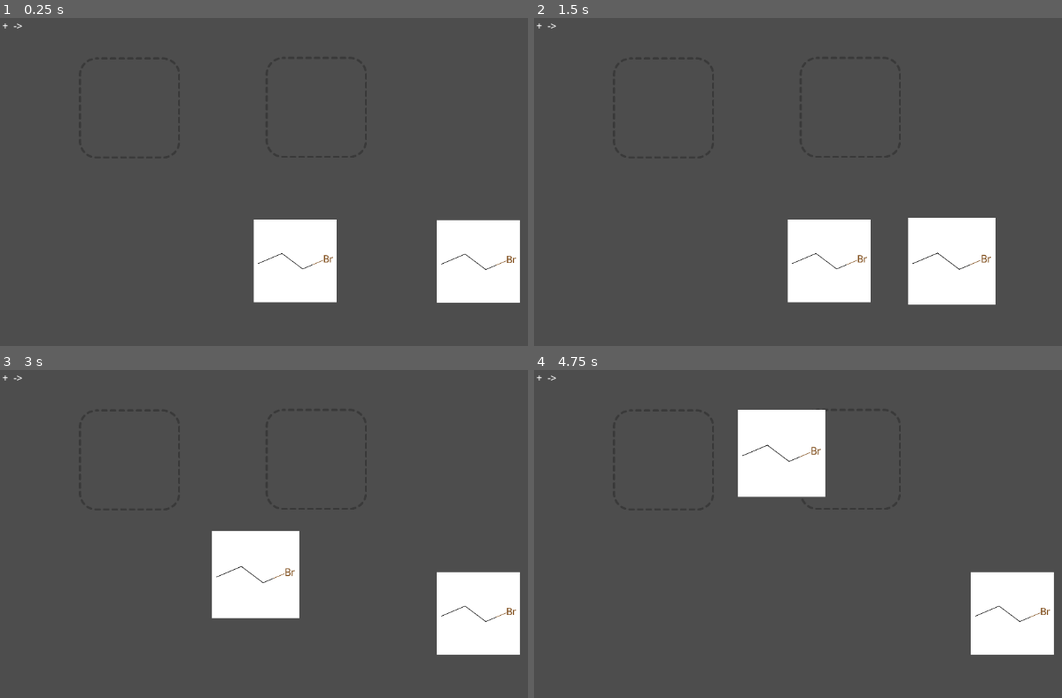
Above: before the commit, frames 1-4 (two rows, left to right).
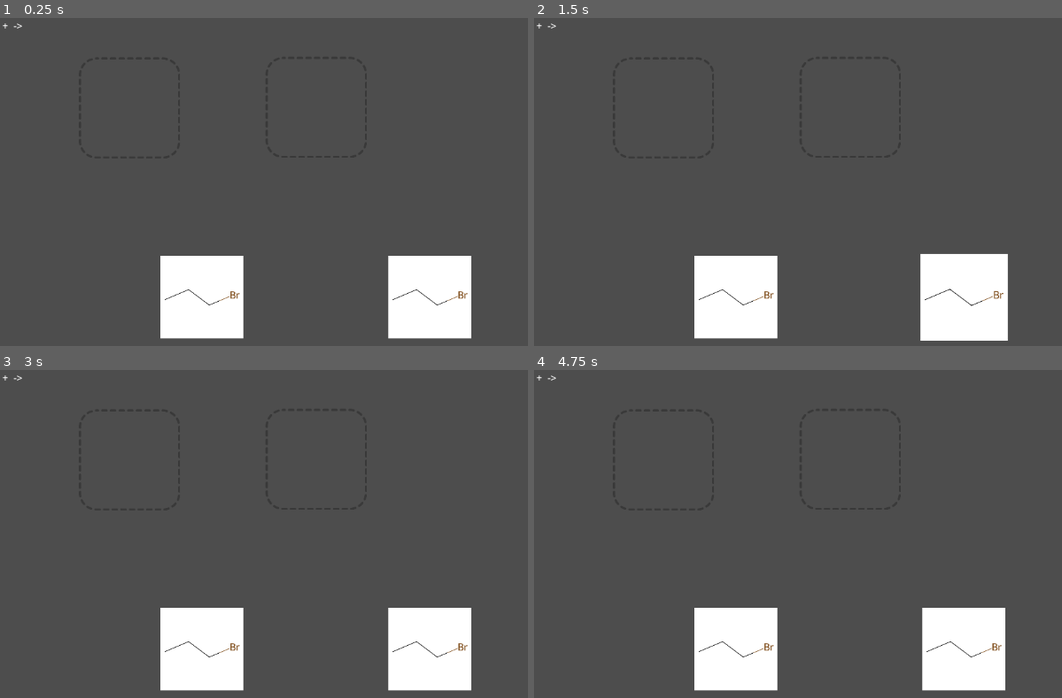
Above: after the commit, the same moments.

Repository: MuzaPro/organic-chem-quiz
Game: Godot game, scene res://scenes/quiz/QuizScreen.tscn
Same seed, same stepped clock (60 frames per second), same inputs: the game is played once before the commit and once after it.
Inputs (mouse positions are in pixels of both pictures, inside the frame that each line leads up to):
- Up to frame 1 (0.25 s): no input
- Up to frame 2 (1.5 s): tap Enter at 0.5 s; drag from (829, 260) to (1014, 260) at 0.52 s; drag from (1014, 260) to (829, 260) at 1.27 s
- Up to frame 3 (3 s): move the mouse to (422, 465) at 2.02 s; click (422, 465) at 2.17 s; tap Space at 2.75 s; drag from (316, 632) to (126, 458) at 2.77 s
- Up to frame 4 (4.75 s): tap Enter at 3.5 s; move the mouse to (outside the picture) at 3.52 s; click (outside the picture) at 3.67 s; tap Space at 4.25 s; drag from (676, 494) to (782, 452) at 4.27 s

The runs differ from the first frame. In frame 1, 14% of the frame differs, in the area x 30-99%, y 61-98%; in frame 2, 13%; in frame 3, 14%; in frame 4, 15%, in the area x 30-99%, y 12-98%.

Commit message:
Icon and design

Diff:
--- a/organic-chem-quiz/assets/themes/chem_style_box_flat.tres
+++ b/organic-chem-quiz/assets/themes/chem_style_box_flat.tres
@@ -5,7 +5,7 @@
 content_margin_top = 50.0
 content_margin_right = 50.0
 content_margin_bottom = 50.0
-bg_color = Color(0.391937, 0.621178, 0.951023, 1)
+bg_color = Color(0.2976, 0.431933, 0.62, 1)
 border_width_left = 7
 border_width_top = 7
 border_width_right = 7
--- a/organic-chem-quiz/project.godot
+++ b/organic-chem-quiz/project.godot
@@ -13,7 +13,7 @@
 config/name="organic-chem-quiz"
 run/main_scene="res://scenes/quiz/QuizScreen.tscn"
 config/features=PackedStringArray("4.3", "Forward Plus")
-config/icon="res://icon.svg"
+config/icon="res://assets/design/MJ Icon.png"
 
 [display]
 
--- a/organic-chem-quiz/scenes/Main.tscn
+++ b/organic-chem-quiz/scenes/Main.tscn
@@ -1,7 +1,8 @@
-[gd_scene load_steps=3 format=3 uid="uid://cs8bur3ju6p5k"]
+[gd_scene load_steps=4 format=3 uid="uid://cs8bur3ju6p5k"]
 
 [ext_resource type="Theme" uid="uid://dbqx1dlhmd641" path="res://assets/themes/ui_theme.tres" id="1_e1gc7"]
 [ext_resource type="Script" path="res://scenes/main_menu.gd" id="1_sfvm1"]
+[ext_resource type="Texture2D" uid="uid://8huhjcidsfbp" path="res://assets/design/Main_Menu_BG.jpg" id="2_dreme"]
 
 [node name="Main_menu" type="Control"]
 layout_mode = 3
@@ -11,6 +12,16 @@
 grow_horizontal = 2
 grow_vertical = 2
 script = ExtResource("1_sfvm1")
+
+[node name="TextureRect" type="TextureRect" parent="."]
+layout_mode = 1
+anchors_preset = 15
+anchor_right = 1.0
+anchor_bottom = 1.0
+grow_horizontal = 2
+grow_vertical = 2
+texture = ExtResource("2_dreme")
+expand_mode = 1
 
 [node name="CenterContainer" type="CenterContainer" parent="."]
 layout_mode = 1
--- a/organic-chem-quiz/scenes/quiz/QuizScreen.tscn
+++ b/organic-chem-quiz/scenes/quiz/QuizScreen.tscn
@@ -10,10 +10,10 @@
 script = ExtResource("1_a1tw3")
 
 [node name="Card" parent="MoleculeBank" instance=ExtResource("2_17jpi")]
-position = Vector2(481, 423)
+position = Vector2(329, 482)
 
 [node name="Card2" parent="MoleculeBank" instance=ExtResource("2_17jpi")]
-position = Vector2(779, 424)
+position = Vector2(700, 482)
 
 [node name="DropZone" parent="." groups=["drop_zones"] instance=ExtResource("3_4gx64")]
 position = Vector2(211, 173)
Binary file added: organic-chem-quiz/assets/design/MJ Icon.png
Not shown, added: organic-chem-quiz/assets/design/MJ Icon.png.import
Binary file added: organic-chem-quiz/assets/design/Main_Menu_BG.jpg
Not shown, added: organic-chem-quiz/assets/design/Main_Menu_BG.jpg.import
Not shown, added: Graphics Process/MJ Icon.png
Not shown, added: Graphics Process/MJ settings icon.png
Not shown, added: Graphics Process/Main_Menu_BG.png
